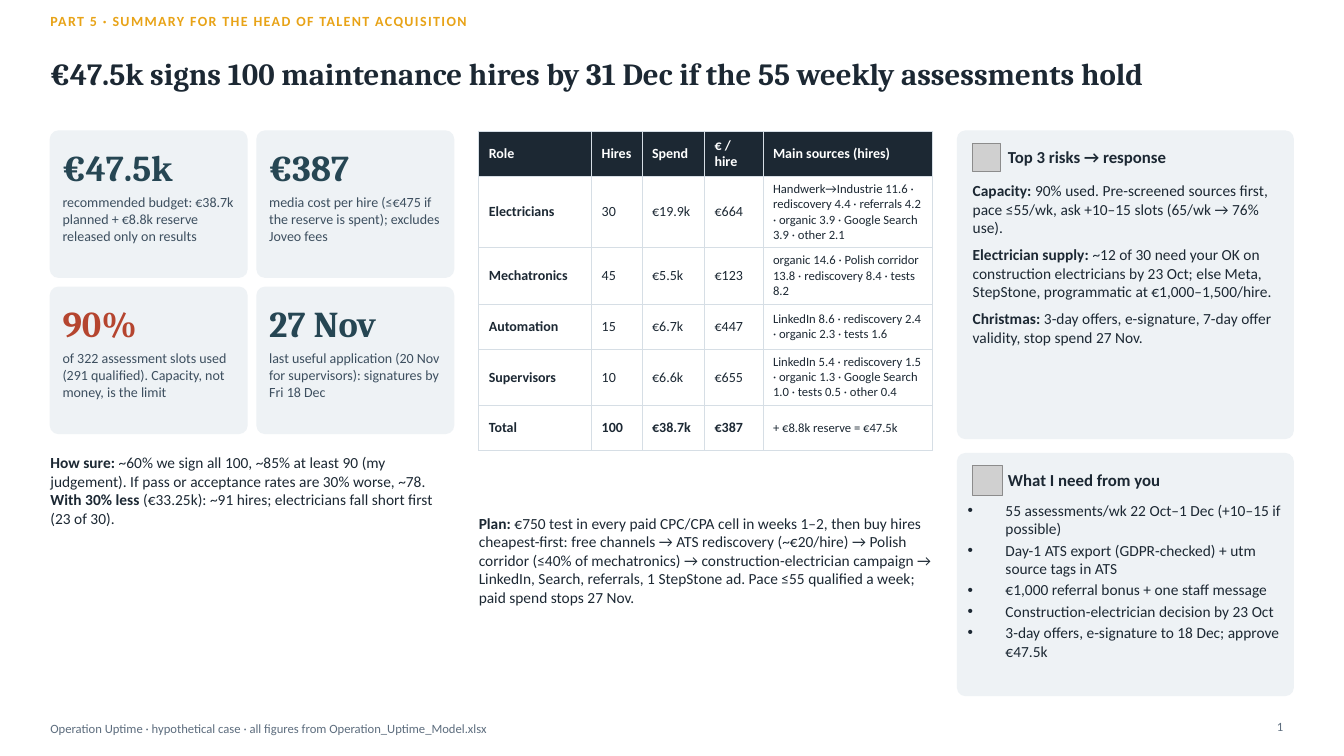
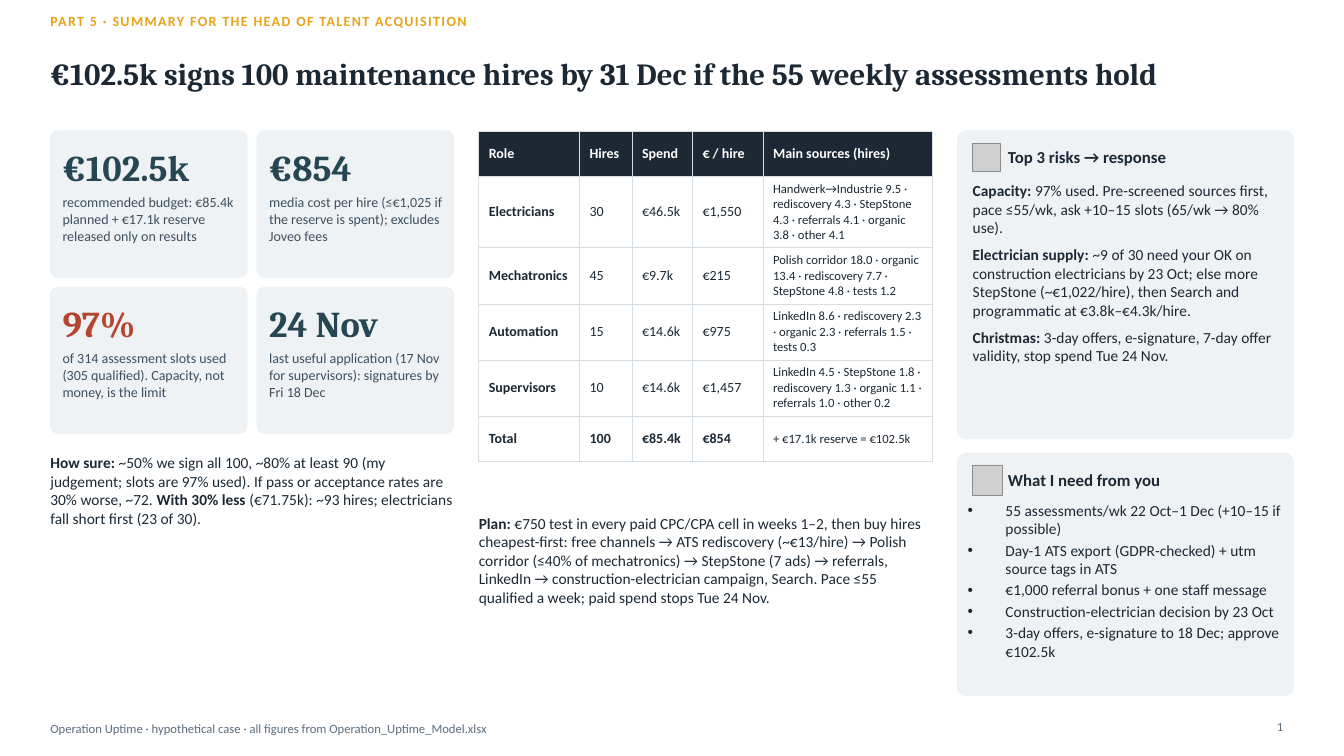
Before and after one commit to Anurag160596/haystack, a slide deck: slide 1 of operation_uptime/Operation_Uptime_Deck.pptx. Drawn at 1344x756 pixels with LibreOffice and Linux fonts; fonts in the diff are those of the drawing; grey boxes stand for pictures. Boxes give left, top, right and bottom in pixels: in the first picture for what was removed or moved away, otherwise in the second. Text is boxed around its words. In the diff, an @@ line names an element or a change of style, - is before the commit and + after.

```diff
--- a/operation_uptime/Operation_Uptime_Deck.pptx
+++ b/operation_uptime/Operation_Uptime_Deck.pptx
@@ title at <box>50,63,1157,92</box>: text changed @@
-€47.5k signs 100 maintenance hires by 31 Dec if the 55 weekly assessments hold
+€102.5k signs 100 maintenance hires by 31 Dec if the 55 weekly assessments hold
@@ table at <box>479,131,933,447</box> @@
-row 2: Electricians | 30 | €19.9k | €664 | Handwerk→Industrie 11.6 · rediscovery 4.4 · referrals 4.2 · organic 3.9 · Google Search 3.9 · other 2.1
+row 2: Electricians | 30 | €46.5k | €1,550 | Handwerk→Industrie 9.5 · rediscovery 4.3 · StepStone 4.3 · referrals 4.1 · organic 3.8 · other 4.1
-row 3: Mechatronics | 45 | €5.5k | €123 | organic 14.6 · Polish corridor 13.8 · rediscovery 8.4 · tests 8.2
+row 3: Mechatronics | 45 | €9.7k | €215 | Polish corridor 18.0 · organic 13.4 · rediscovery 7.7 · StepStone 4.8 · tests 1.2
-row 4: Automation | 15 | €6.7k | €447 | LinkedIn 8.6 · rediscovery 2.4 · organic 2.3 · tests 1.6
+row 4: Automation | 15 | €14.6k | €975 | LinkedIn 8.6 · rediscovery 2.3 · organic 2.3 · referrals 1.5 · tests 0.3
-row 5: Supervisors | 10 | €6.6k | €655 | LinkedIn 5.4 · rediscovery 1.5 · organic 1.3 · Google Search 1.0 · tests 0.5 · other 0.4
+row 5: Supervisors | 10 | €14.6k | €1,457 | LinkedIn 4.5 · StepStone 1.8 · rediscovery 1.3 · organic 1.1 · referrals 1.0 · other 0.2
-row 6: Total | 100 | €38.7k | €387 | + €8.8k reserve = €47.5k
+row 6: Total | 100 | €85.4k | €854 | + €17.1k reserve = €102.5k
@@ text at <box>63,156,190,182</box>: text changed @@
-€47.5k
+€102.5k
@@ text at <box>269,156,352,182</box>: text changed @@
-€387
+€854
@@ text at <box>63,197,233,244</box>: text changed @@
-recommended budget: €38.7k planned + €8.8k reserve released only on results
+recommended budget: €85.4k planned + €17.1k reserve released only on results
@@ text at <box>269,197,442,241</box>: text changed @@
-media cost per hire (≤€475 if the reserve is spent); excludes Joveo fees
+media cost per hire (≤€1,025 if the reserve is spent); excludes Joveo fees
@@ text at <box>973,185,1271,364</box>: text changed @@
-Capacity: 90% used. Pre-screened sources first, pace ≤55/wk, ask +10–15 slots (65/wk → 76% use).
-Electrician supply: ~12 of 30 need your OK on construction electricians by 23 Oct; else Meta, StepStone, programmatic at €1,000–1,500/hire.
-Christmas: 3-day offers, e-signature, 7-day offer validity, stop spend 27 Nov.
+Capacity: 97% used. Pre-screened sources first, pace ≤55/wk, ask +10–15 slots (65/wk → 80% use).
+Electrician supply: ~9 of 30 need your OK on construction electricians by 23 Oct; else more StepStone (~€1,022/hire), then Search and programmatic at €3.8k–€4.3k/hire.
+Christmas: 3-day offers, e-signature, 7-day offer validity, stop spend Tue 24 Nov.
@@ text at <box>63,312,136,338</box>: text changed @@
-90%
+97%
@@ text at <box>269,312,378,338</box>: text changed @@
-27 Nov
+24 Nov
@@ text at <box>63,353,226,399</box>: text changed @@
-of 322 assessment slots used (291 qualified). Capacity, not money, is the limit
+of 314 assessment slots used (305 qualified). Capacity, not money, is the limit
@@ text at <box>269,353,440,397</box>: text changed @@
-last useful application (20 Nov for supervisors): signatures by Fri 18 Dec
+last useful application (17 Nov for supervisors): signatures by Fri 18 Dec
@@ text at <box>50,457,452,526</box>: text changed @@
-How sure: ~60% we sign all 100, ~85% at least 90 (my judgement). If pass or acceptance rates are 30% worse, ~78. With 30% less (€33.25k): ~91 hires; electricians fall short first (23 of 30).
+How sure: ~50% we sign all 100, ~80% at least 90 (my judgement; slots are 97% used). If pass or acceptance rates are 30% worse, ~72. With 30% less (€71.75k): ~93 hires; electricians fall short first (23 of 30).
@@ text at <box>479,518,921,606</box>: text changed @@
-Plan: €750 test in every paid CPC/CPA cell in weeks 1–2, then buy hires cheapest-first: free channels → ATS rediscovery (~€20/hire) → Polish corridor (≤40% of mechatronics) → construction-electrician campaign → LinkedIn, Search, referrals, 1 StepStone ad. Pace ≤55 qualified a week; paid spend stops 27 Nov.
+Plan: €750 test in every paid CPC/CPA cell in weeks 1–2, then buy hires cheapest-first: free channels → ATS rediscovery (~€13/hire) → Polish corridor (≤40% of mechatronics) → StepStone (7 ads) → referrals, LinkedIn → construction-electrician campaign, Search. Pace ≤55 qualified a week; paid spend stops Tue 24 Nov.
@@ text at <box>1005,627,1279,657</box>: text changed @@
-• 3-day offers, e-signature to 18 Dec; approve €47.5k
+• 3-day offers, e-signature to 18 Dec; approve €102.5k
```
Also in this commit, not shown: 7 other slides changed, 3 other files.
